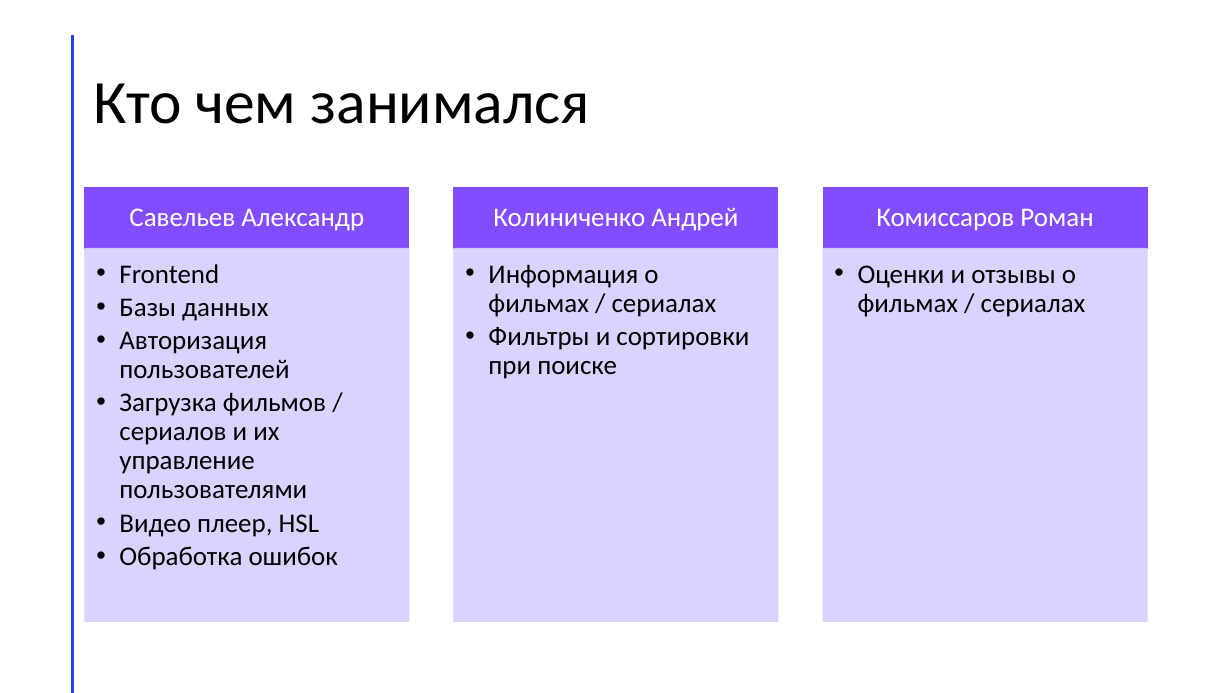
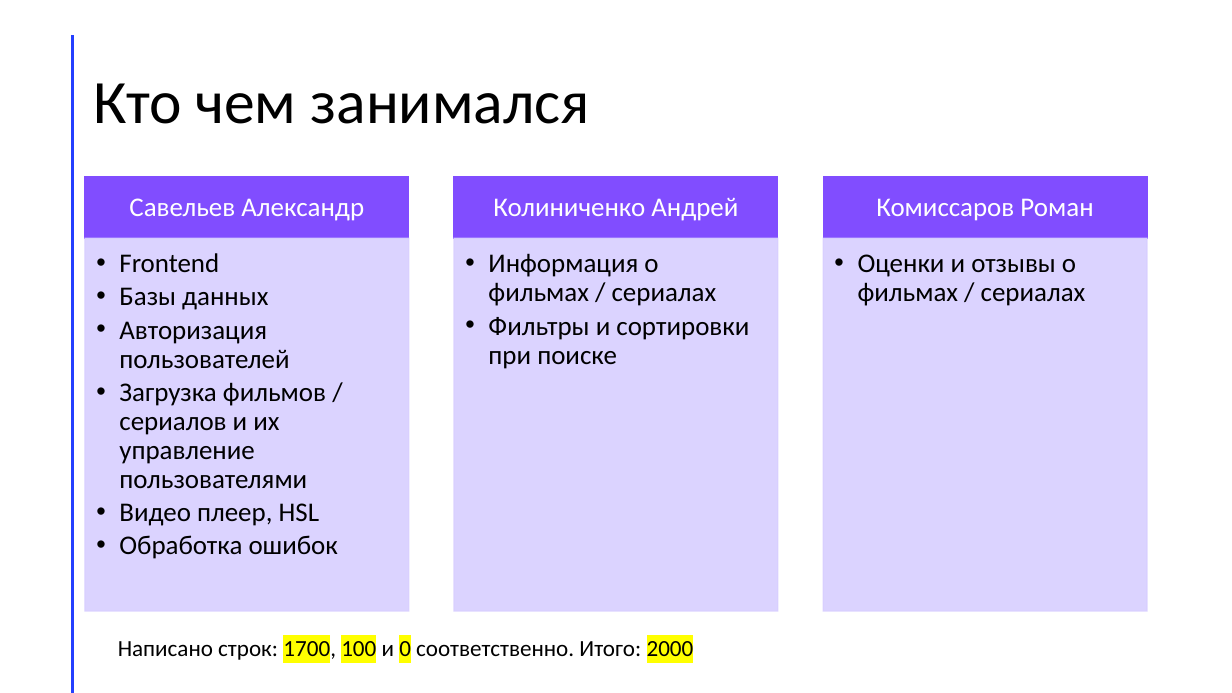
Before and after one commit to AlexSavelev/MoviePoint, a slide deck: slide 9 of presentation/Presentation.pptx. Drawn at 1232x693 pixels with LibreOffice and Linux fonts; fonts in the diff are those of the drawing. Boxes give left, top, right and bottom in pixels: in the first picture for what was removed or moved away, otherwise in the second. Text is boxed around its words. In the diff, an @@ line names an element or a change of style, - is before the commit and + after.

```diff
--- a/presentation/Presentation.pptx
+++ b/presentation/Presentation.pptx
@@ 6 texts, 6 rectangles: place and size @@
-6 texts, 6 rectangles at <box>85,188,1147,621</box>
+6 texts, 6 rectangles at <box>85,177,1147,611</box>
@@ text added at <box>118,636,694,662</box>, 18 pt, text #000000 @@
+Написано строк: 1700, 100 и 0 соответственно. Итого: 2000
```
Also in this commit, not shown: 2 other slides changed.
